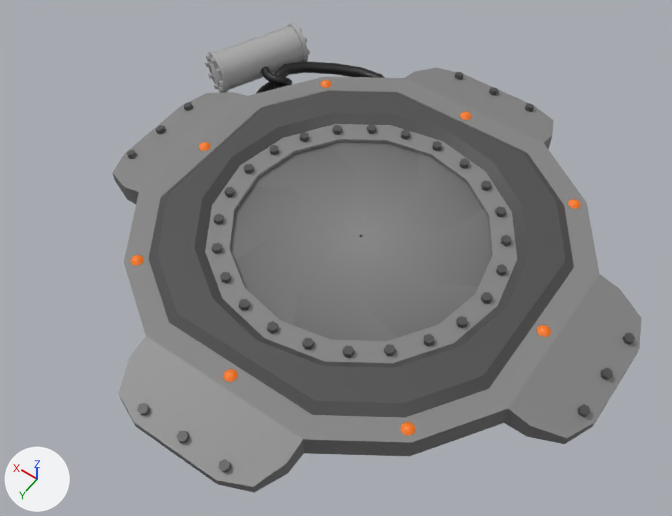
The Blender file Blends/prop-jump-pad.blend: old version first, new version second.
Camera for both pictures: a 50 mm camera at (-2.47, 3.78, 5.65) aimed at (0.07, 0.24, 0.07). The axes (+X, +Y, +Z) are drawn at lower left. The lights are the same throughout.

Objects in the first picture: 'prop-jump-pad', 'prop-jump-pad-blade', 'prop-jump-pad-blade.001', 'prop-jump-pad-blade.002', 'prop-jump-pad-blade.003', 'prop-jump-pad-blade.004', 'prop-jump-pad-blade.005', 'prop-jump-pad-blade.006', 'prop-jump-pad-blade.007', 'prop-jump-pad-details'.
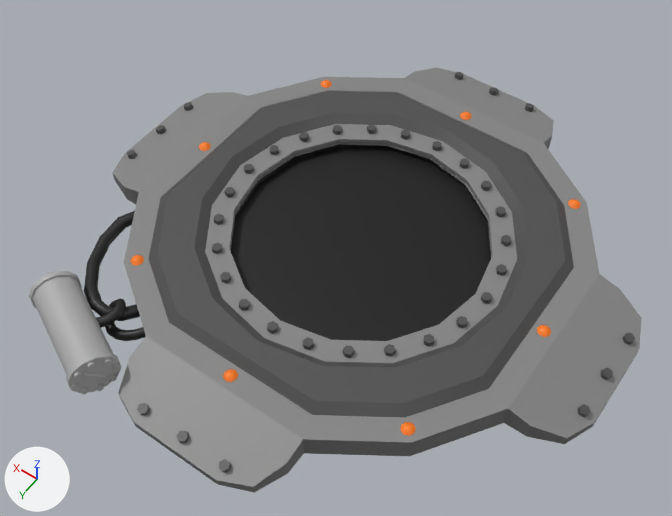
Where the change shows, as pixel boxes [x1, y1, x2, y2] in the pictures (672 x 516 px):
'prop-jump-pad-details', turned: before [127, 23, 635, 472]; after [29, 72, 635, 472]
'prop-jump-pad-blade', deleted: before [293, 236, 397, 341]
'prop-jump-pad-blade.007', deleted: before [355, 236, 478, 338]
'prop-jump-pad-blade.001', deleted: before [234, 231, 360, 325]
'prop-jump-pad-blade.006', deleted: before [361, 210, 492, 287]
'prop-jump-pad-blade.002', deleted: before [230, 186, 362, 260]
'prop-jump-pad-blade.005', deleted: before [362, 154, 483, 240]
'prop-jump-pad-blade.003', deleted: before [253, 145, 366, 235]
'prop-jump-pad-blade.004', deleted: before [329, 142, 420, 236]

Patch to the scene script:
```diff
--- a/Blends/prop-jump-pad.blend.py
+++ b/Blends/prop-jump-pad.blend.py
@@ ob_prop_jump_pad_blade @@
-ob_prop_jump_pad_blade = bpy.data.objects.new('prop-jump-pad-blade', me_prop_jump_pad_001)
@@ ob_prop_jump_pad_blade_001 @@
-ob_prop_jump_pad_blade_001 = bpy.data.objects.new('prop-jump-pad-blade.001', me_prop_jump_pad_001)
@@ ob_prop_jump_pad_blade_002 @@
-ob_prop_jump_pad_blade_002 = bpy.data.objects.new('prop-jump-pad-blade.002', me_prop_jump_pad_001)
@@ ob_prop_jump_pad_blade_003 @@
-ob_prop_jump_pad_blade_003 = bpy.data.objects.new('prop-jump-pad-blade.003', me_prop_jump_pad_001)
@@ ob_prop_jump_pad_blade_004 @@
-ob_prop_jump_pad_blade_004 = bpy.data.objects.new('prop-jump-pad-blade.004', me_prop_jump_pad_001)
@@ ob_prop_jump_pad_blade_005 @@
-ob_prop_jump_pad_blade_005 = bpy.data.objects.new('prop-jump-pad-blade.005', me_prop_jump_pad_001)
@@ ob_prop_jump_pad_blade_006 @@
-ob_prop_jump_pad_blade_006 = bpy.data.objects.new('prop-jump-pad-blade.006', me_prop_jump_pad_001)
@@ ob_prop_jump_pad_blade_007 @@
-ob_prop_jump_pad_blade_007 = bpy.data.objects.new('prop-jump-pad-blade.007', me_prop_jump_pad_001)
@@ ob_prop_jump_pad_details @@
 ob_prop_jump_pad_details.location = (0.0, 0.0, 0.0)
+ob_prop_jump_pad_details.rotation_euler = (0.0, 0.0, 1.571)  # degrees (0, 0, 90)
 _m = ob_prop_jump_pad_details.modifiers.new('EdgeSplit', 'EDGE_SPLIT')
```
